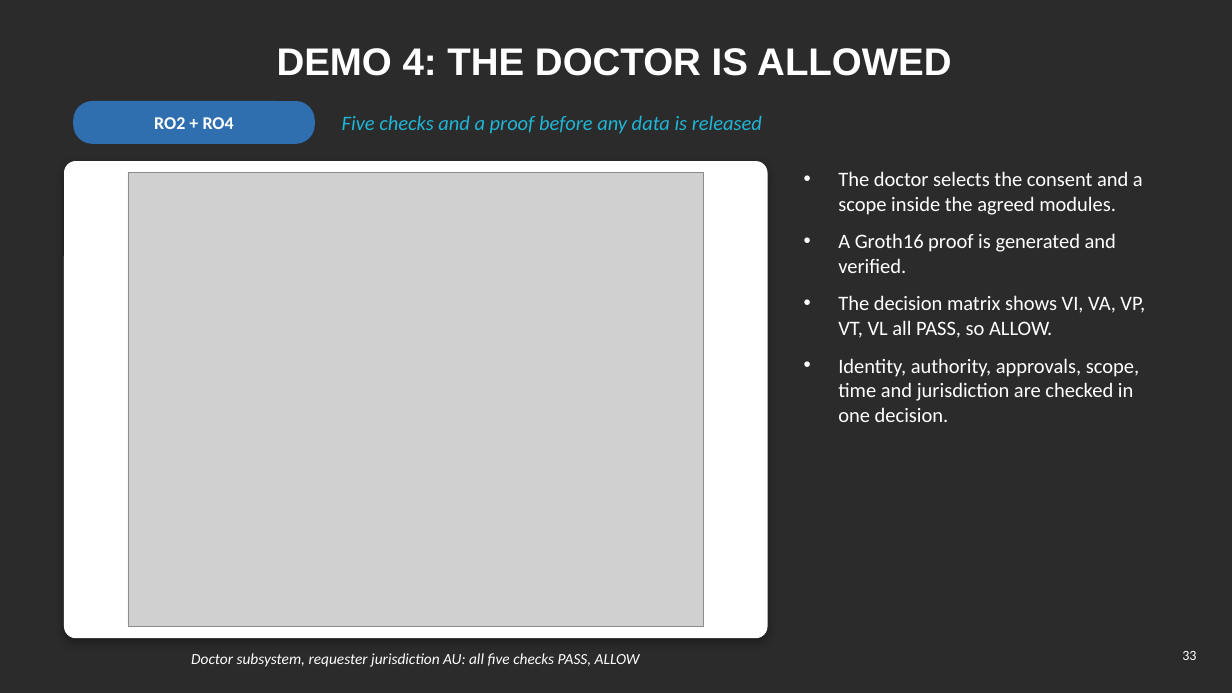
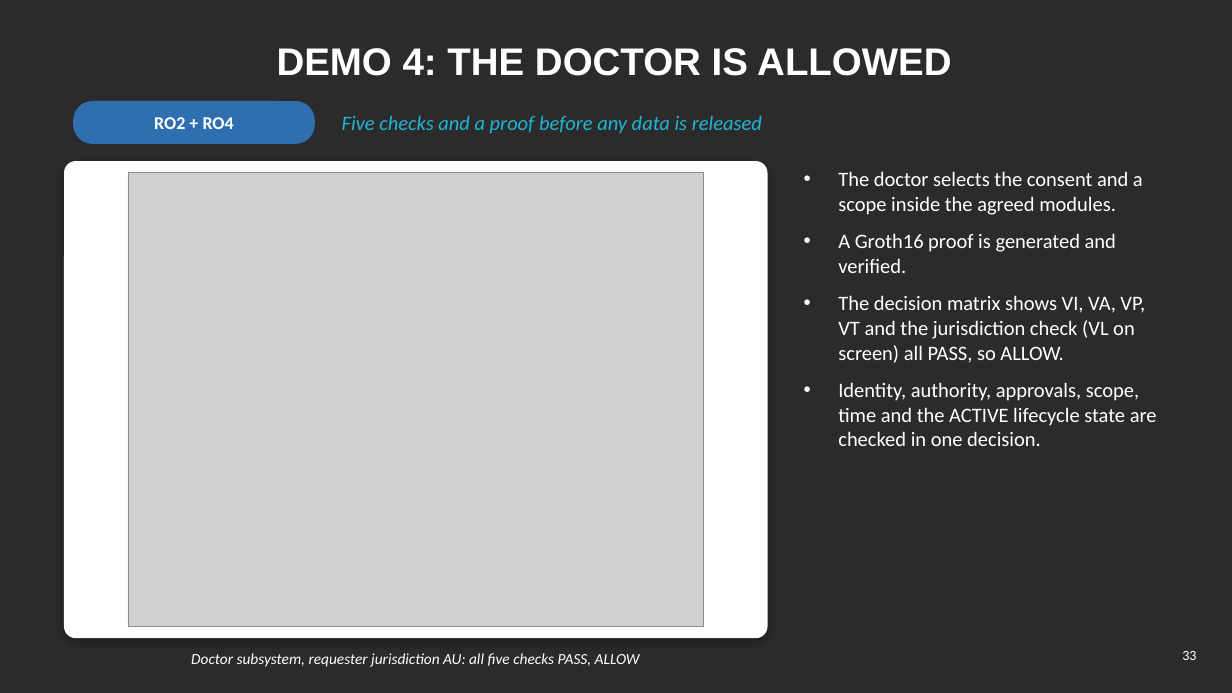
Before and after one commit to yasir12345678900/HealthRWA-Sepolia-Personal-try, a slide deck: slide 33 of docs/Yasir_Candidature_Reassessment_Slides_Simple.pptx. Drawn at 1232x693 pixels with LibreOffice and Linux fonts; fonts in the diff are those of the drawing; grey boxes stand for pictures; background and template pictures are left out; a plain dark background stands for a picture behind light text. Boxes give left, top, right and bottom in pixels: in the first picture for what was removed or moved away, otherwise in the second. Text is boxed around its words. In the diff, an @@ line names an element or a change of style, - is before the commit and + after.

```diff
--- a/docs/Yasir_Candidature_Reassessment_Slides_Simple.pptx
+++ b/docs/Yasir_Candidature_Reassessment_Slides_Simple.pptx
@@ text at (838,295,1157,446): text changed @@
-• The decision matrix shows VI, VA, VP, VT, VL all PASS, so ALLOW.
-• Identity, authority, approvals, scope, time and jurisdiction are checked in one decision.
+• The decision matrix shows VI, VA, VP, VT and the jurisdiction check (VL on screen) all PASS, so ALLOW.
+• Identity, authority, approvals, scope, time and the ACTIVE lifecycle state are checked in one decision.
```
Also in this commit, not shown: 17 other slides changed, 16 other files.
